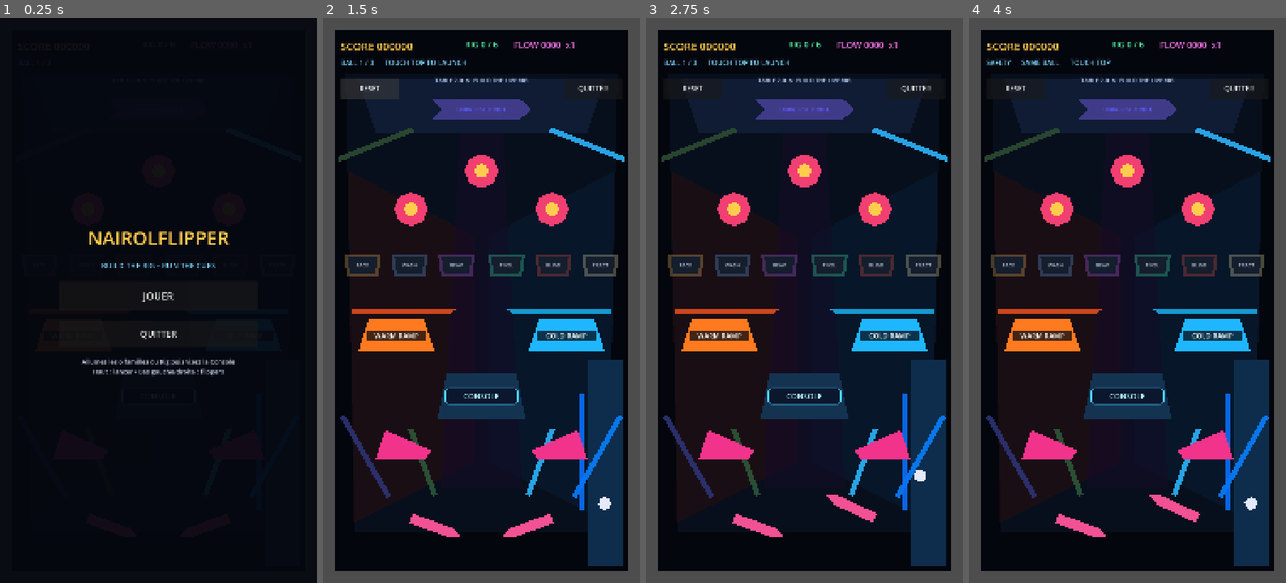
Above: before the commit, frames 1-4 (left to right).
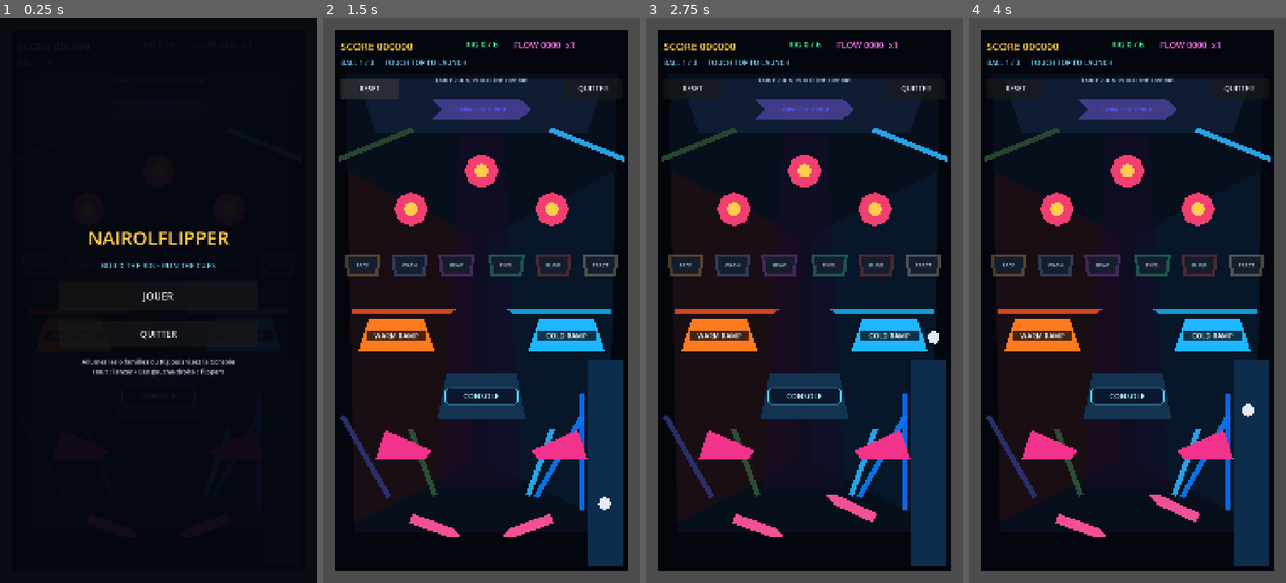
Above: after the commit, the same moments.

Repository: Nairolf138/NairolFlipper
Game: Godot game, scene res://scenes/app/Main.tscn
Same seed, same stepped clock (60 frames per second), same inputs: the game is played once before the commit and once after it.
Inputs (mouse positions are in pixels of both pictures, inside the frame that each line leads up to):
- Up to frame 1 (0.25 s): no input
- Up to frame 2 (1.5 s): click "JOUER" at 0.5 s; click "RESET" at 1.25 s
- Up to frame 3 (2.75 s): move the mouse to (874, 272) at 2.02 s; hold D (flipper_right) from 2.03 s (still down); click (874, 272) at 2.17 s
- Up to frame 4 (4 s): release D (flipper_right) at 2.75 s; drag from (1064, 328) to (1127, 577) at 2.77 s; move the mouse to (1159, 176) at 3.52 s; hold D (flipper_right) from 3.53 s (still down)

The runs differ from the first frame. In frame 2, 0.4% of the frame differs, in the area x 66-95%, y 70-85%; in frame 3, 0.5%; in frame 4, 0.8%, in the area x 5-95%, y 7-88%.

Commit message:
fix: clear the right outlane from the launch path

Diff:
--- a/scenes/app/Main.tscn
+++ b/scenes/app/Main.tscn
@@ -210,7 +210,7 @@
 scale = Vector2(1.1, 1)
 
 [node name="RightOutlaneRail" parent="." instance=ExtResource("26_rail")]
-position = Vector2(935, 1490)
+position = Vector2(805, 1490)
 rotation = -1.05
 scale = Vector2(1.45, 1)
 modulate = Color(0.2, 0.7, 1, 1)
